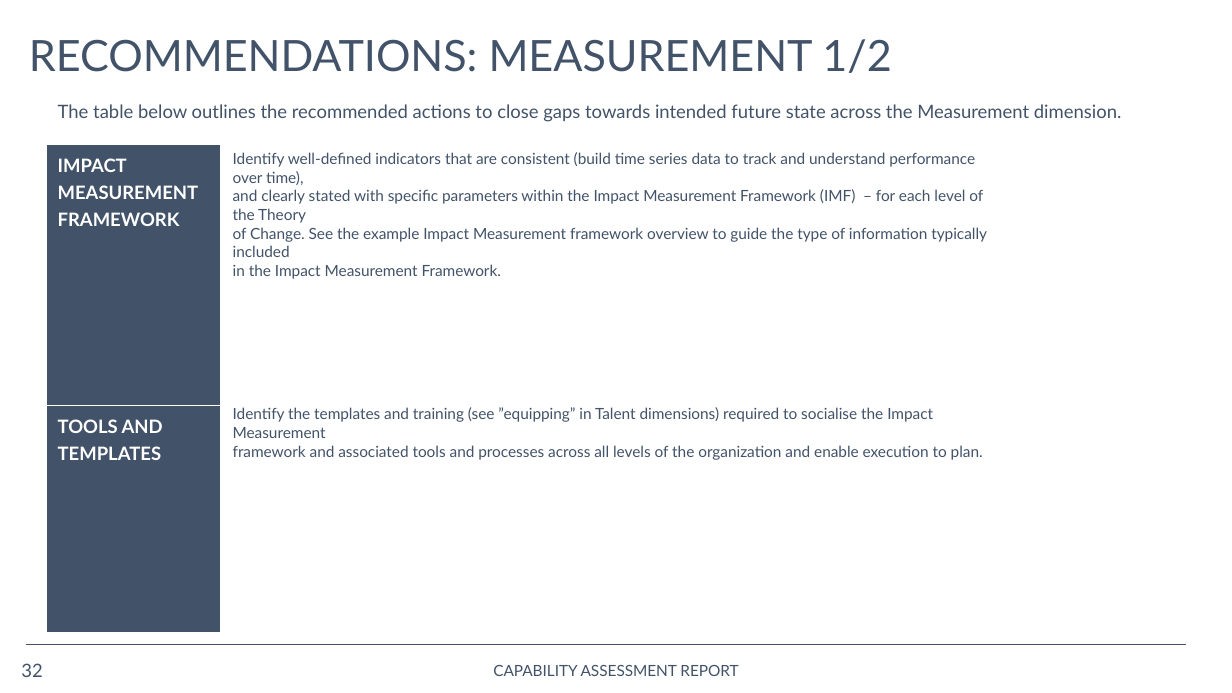
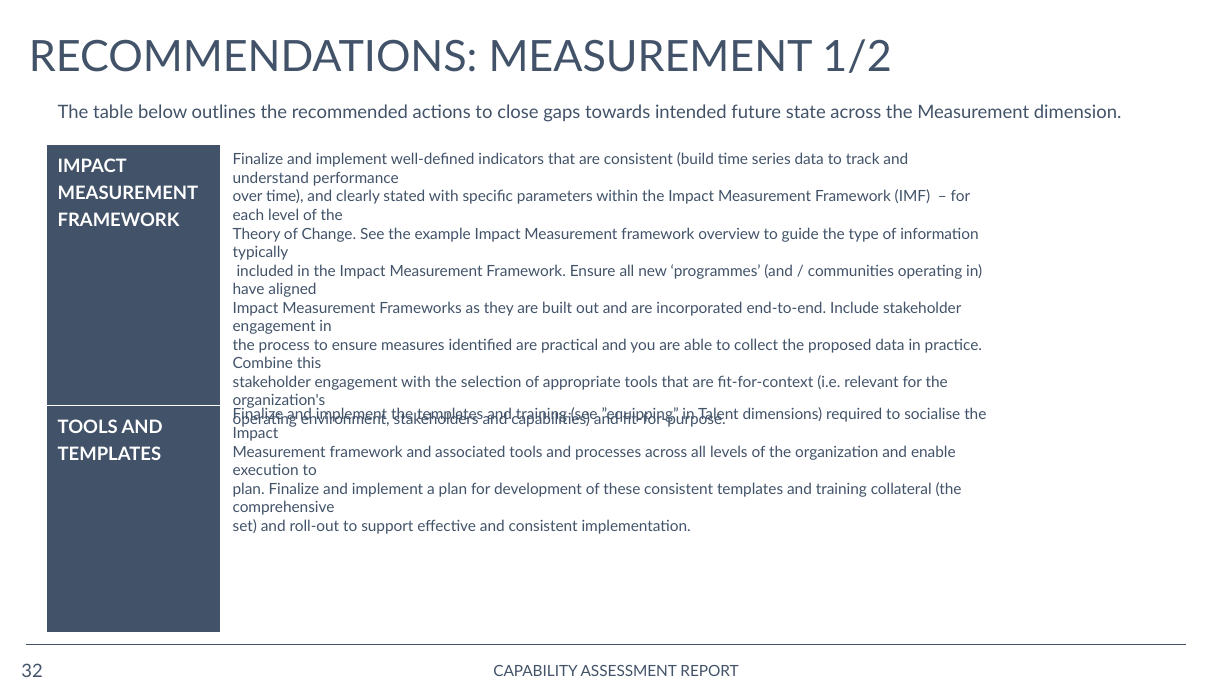
Before and after one commit to opus-meum/power-automate, a slide deck: slide 32 of Capability Assessment Report.pptx. Drawn at 1232x693 pixels with LibreOffice and Linux fonts; fonts in the diff are those of the drawing; background and template pictures are left out. Boxes give left, top, right and bottom in pixels: in the first picture for what was removed or moved away, otherwise in the second. Text is boxed around its words. In the diff, an @@ line names an element or a change of style, - is before the commit and + after.

```diff
--- a/Capability Assessment Report.pptx
+++ b/Capability Assessment Report.pptx
@@ text at [233,152,982,427]: text changed @@
-Identify well-defined indicators that are consistent (build time series data to track and understand performance over time),
-and clearly stated with specific parameters within the Impact Measurement Framework (IMF) – for each level of the Theory
-of Change. See the example Impact Measurement framework overview to guide the type of information typically included
-in the Impact Measurement Framework.
+Finalize and implement well-defined indicators that are consistent (build time series data to track and understand performance
+over time), and clearly stated with specific parameters within the Impact Measurement Framework (IMF) – for each level of the
+Theory of Change. See the example Impact Measurement framework overview to guide the type of information typically
+included in the Impact Measurement Framework. Ensure all new ‘programmes’ (and / communities operating in) have aligned
+Impact Measurement Frameworks as they are built out and are incorporated end-to-end. Include stakeholder engagement in
+the process to ensure measures identified are practical and you are able to collect the proposed data in practice. Combine this
+stakeholder engagement with the selection of appropriate tools that are fit-for-context (i.e. relevant for the organization's
+operating environment, stakeholders and capabilities) and fit-for-purpose.
@@ text at [233,406,986,534]: text changed @@
-Identify the templates and training (see ”equipping” in Talent dimensions) required to socialise the Impact Measurement
-framework and associated tools and processes across all levels of the organization and enable execution to plan.
+Finalize and implement the templates and training (see ”equipping” in Talent dimensions) required to socialise the Impact
+Measurement framework and associated tools and processes across all levels of the organization and enable execution to
+plan. Finalize and implement a plan for development of these consistent templates and training collateral (the comprehensive
+set) and roll-out to support effective and consistent implementation.
```
Also in this commit, not shown: 11 other slides changed, 19 other files.
